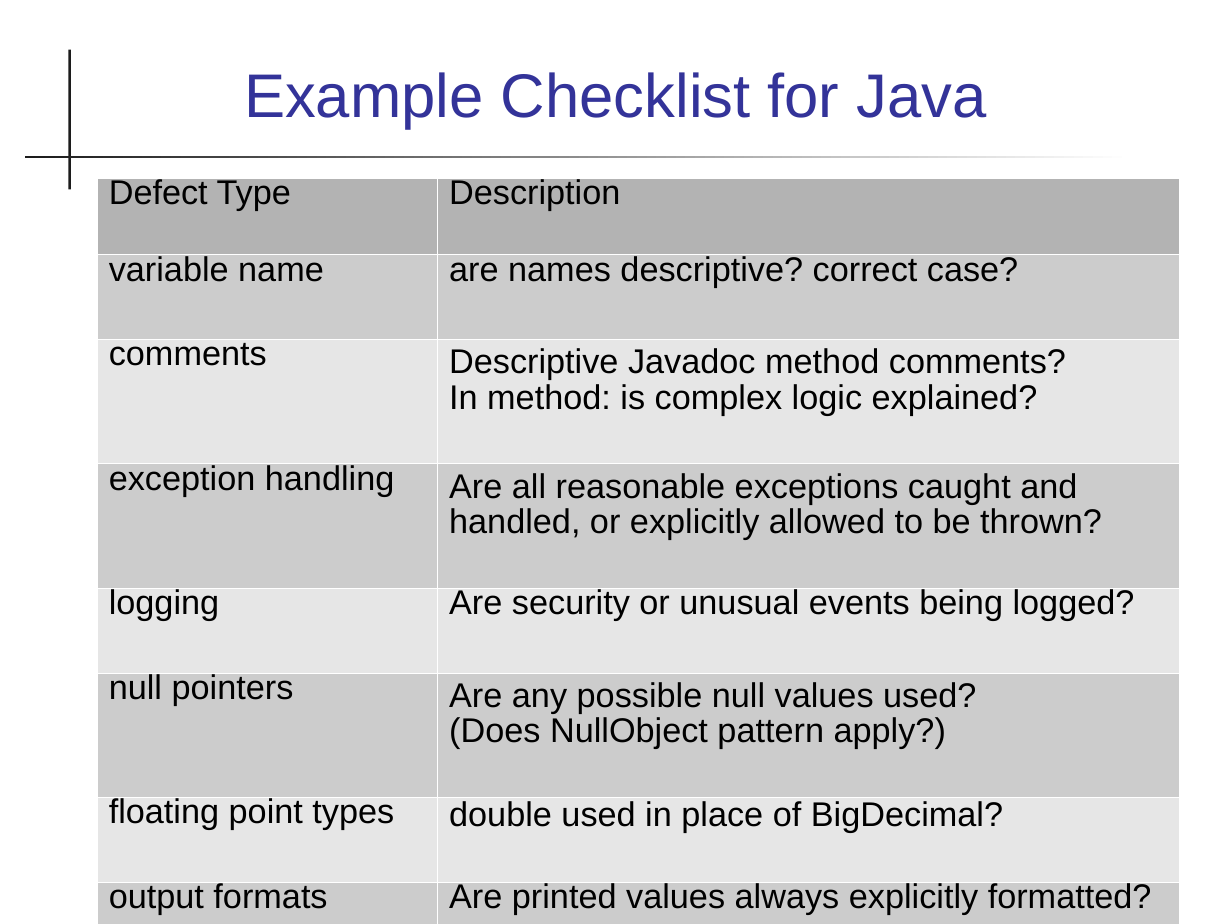
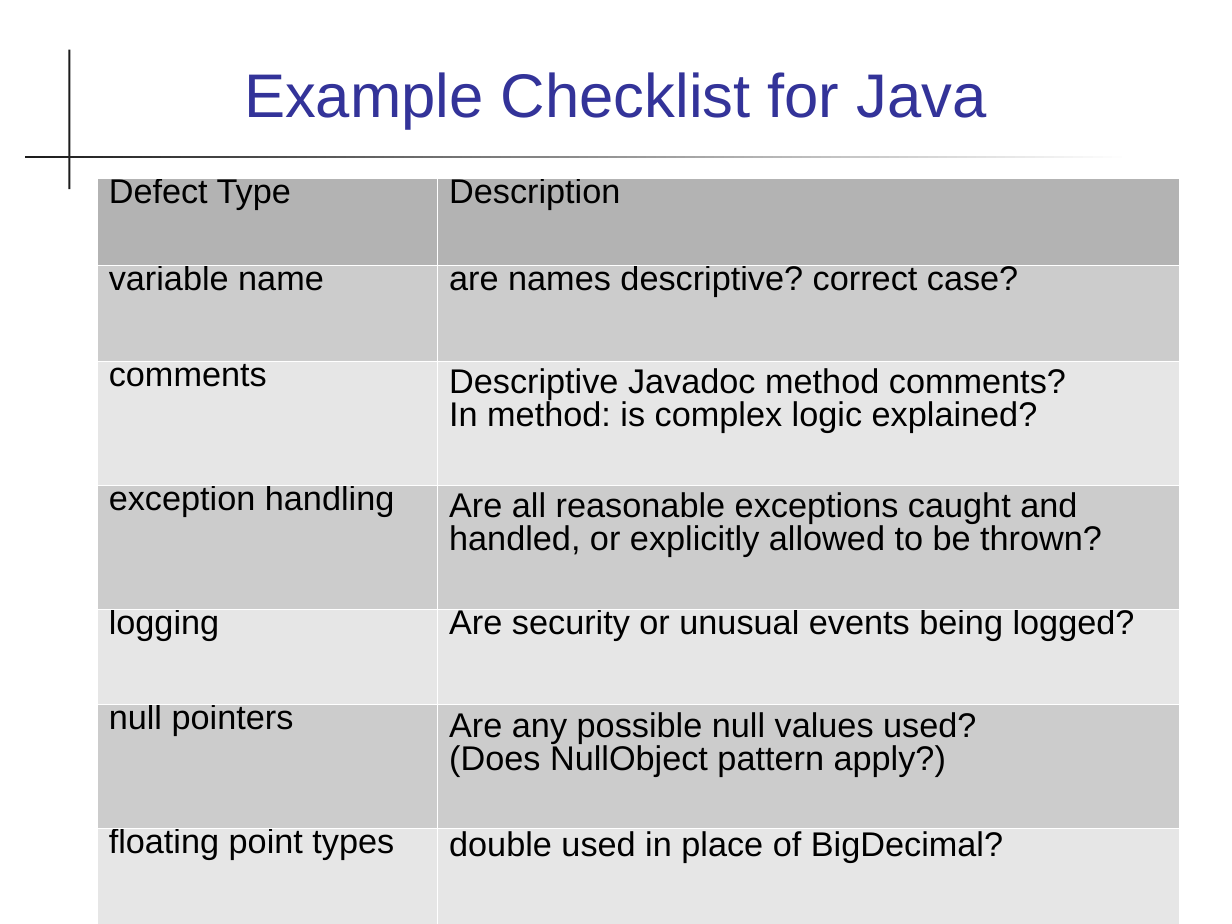
Before and after one commit to cpske/ISP, a slide deck: slide 33 of code-review/Reviews.ppt. Drawn at 1232x924 pixels with LibreOffice and Linux fonts; fonts in the diff are those of the drawing. Boxes give left, top, right and bottom in pixels: in the first picture for what was removed or moved away, otherwise in the second. Text is boxed around its words. In the diff, an @@ line names an element or a change of style, - is before the commit and + after.

```diff
--- a/code-review/Reviews.ppt
+++ b/code-review/Reviews.ppt
@@ table at [96, 177, 1178, 924] @@
@@ line spacing 0.68 to 0.63 @@
@@ line spacing 0.67 to 0.63 @@
@@ line spacing 0.93 to 0.87 @@
@@ line spacing 0.75 to 0.7 @@
```
Also in this commit, not shown: 6 other slides changed, 3 other files.
